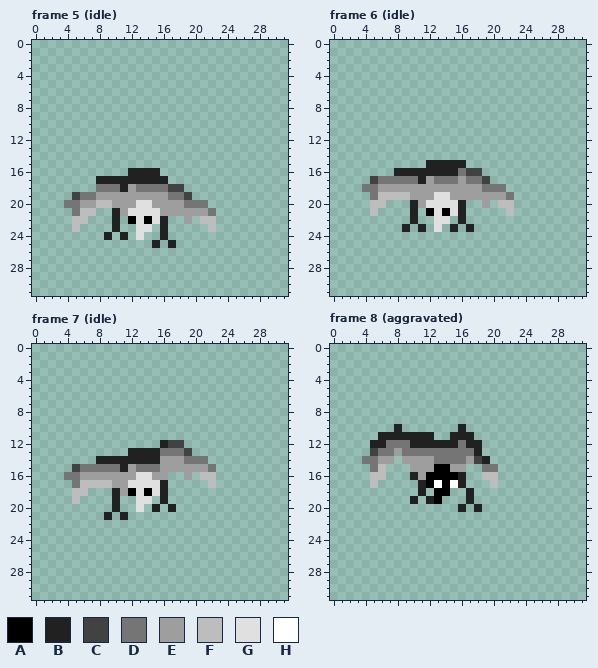
One commit to this pixel-art file: dots/Aseprite drawings/Enemy02.aseprite. Above: the version before the commit.
32x32 pixels, 47 frames. Shown: frame 5 (idle), frame 6 (idle), frame 7 (idle), frame 8 (aggravated). The commit also changed other frames, which this record leaves out.
Palette (. is transparent): A #000000  B #212121  C #424242  D #757575  E #9e9e9e  F #bdbdbd  G #e0e0e0  H #ffffff
Pixels before, frame 5 (idle), first column x 4:
16 ........BBBB.......
17 ....BBBBBBBBB......
18 ....DDDBEDDDDCC....
19 .CDDEEEEEEEEEDDC...
20 DDEEFFEEEGGEEEEDDD.
21 .DFF..BEGGGGEEEEEED
22 .FF...B.AGAGB..E.FF
23 .F....B..GG.B.....F
24 .....B.B.G..B......
25 ...........B.B.....
Pixels before, frame 6 (idle), first column x 4:
15 ........BBBBB......
16 ....BBBBBBBBDCC....
17 .CDDDDDBEDDDEDDC...
18 DDEEEEEEEEEEEEEDDD.
19 .DFFFFEEEGGEEEEEEED
20 .FF...BEGGGGB..E.FF
21 .F....B.AGAGB.....F
22 ......B..GG.B......
23 .....B.B.G.B.B.....
Pixels before, frame 7 (idle), first column x 4:
12 ............BCC....
13 ........BBBBDDDC...
14 ....BBBBBBBBEEEDDD.
15 .CDDDDDBEDDDEEEEEED
16 DDEEEEEEEGGEE..E.FF
17 .DFFFFEEGGGGB.....F
18 .FF...BEAGAGB......
19 .F....B..GG.B......
20 ......B..G.B.B.....
21 .....B.B...........
Pixels before, frame 8 (aggravated), first column x 4:
10 ....B.......B....
11 ..BBBBBBB..BBB...
12 .BBDDDBBBBBBDBB..
13 .CDDEDDDDDDDDDB..
14 DDEE.EEEEDDDDECB.
15 .DF...EEEAAEE..DD
16 .FF...BEAAAAB..FF
17 .F.....BAHAHB...F
18 .......B.AA..B...
19 ......B.BA...B...
20 ............B.B..
New version:
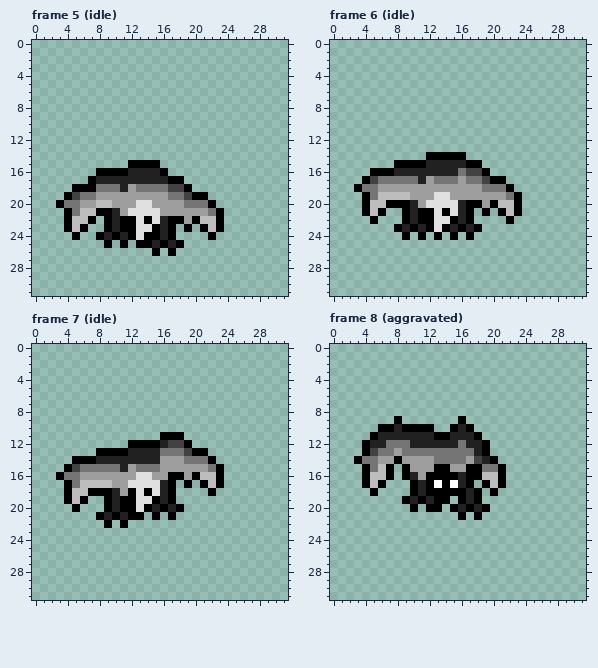
Changes in this commit:
Changed rows in their new state; - is an unchanged pixel.
Frame 5 (idle):
first column x 3:
15 ---------AAAA--------
16 -----AAAA----A-------
17 ----A---------AA-----
18 --AAA-----------A----
19 -A---------------AA--
20 A------------------A-
21 -A---AA-------------A
22 -A--A-A-A-----AA-A--A
23 -A-A--A-AA--A-A-A-A-A
24 --A--A-A-A-AA-A----A-
25 ------A-A-AA-A-A-----
26 ------------A-A------
Frame 6 (idle):
first column x 3:
14 ---------AAAAA-------
15 -----AAAA-----AA-----
16 --AAA-----------A----
17 -A---------------AA--
18 A------------------A-
19 -A------------------A
20 -A--AAA-------AA-A--A
21 -A-A--A-A-----A-A-A-A
22 --A---A-AA--A-A----A-
23 -----A-A-A-A-A-A-----
24 ------A-A-A-A-A------
Frame 7 (idle):
first column x 3:
11 -------------AAA-----
12 ---------AAAA---A----
13 -----AAAA--------AA--
14 --AAA--------------A-
15 -A------------------A
16 A-------------AA-A--A
17 -A------------A-A-A-A
18 -A--AAA-------A----A-
19 -A-A--A-AA--A-A------
20 --A---A-AA-A-A-A-----
21 -----A-A-AA-A-A------
22 ------A-A------------
Frame 8 (aggravated):
first column x 3:
 9 -----A-------A-----
10 ---AA-AAAA--A-A----
11 --A-------AA---A---
12 -A--------------A--
13 -A--------------A--
14 A----A-----------A-
15 -A--A-A-------AA--A
16 -A--A-A-------AA--A
17 -A-A---A------A-A-A
18 --A----A-A--AA-A-A-
19 ------A-A--A-A-A---
20 -------A-AA-A-A-A--
21 -------------A-A---
Pixel boxes of the changes (left, top, right, bottom) in both pictures:
added: (56, 160, 224, 256)
added: (354, 152, 522, 240)
added: (56, 432, 224, 528)
added: (354, 416, 506, 520)
